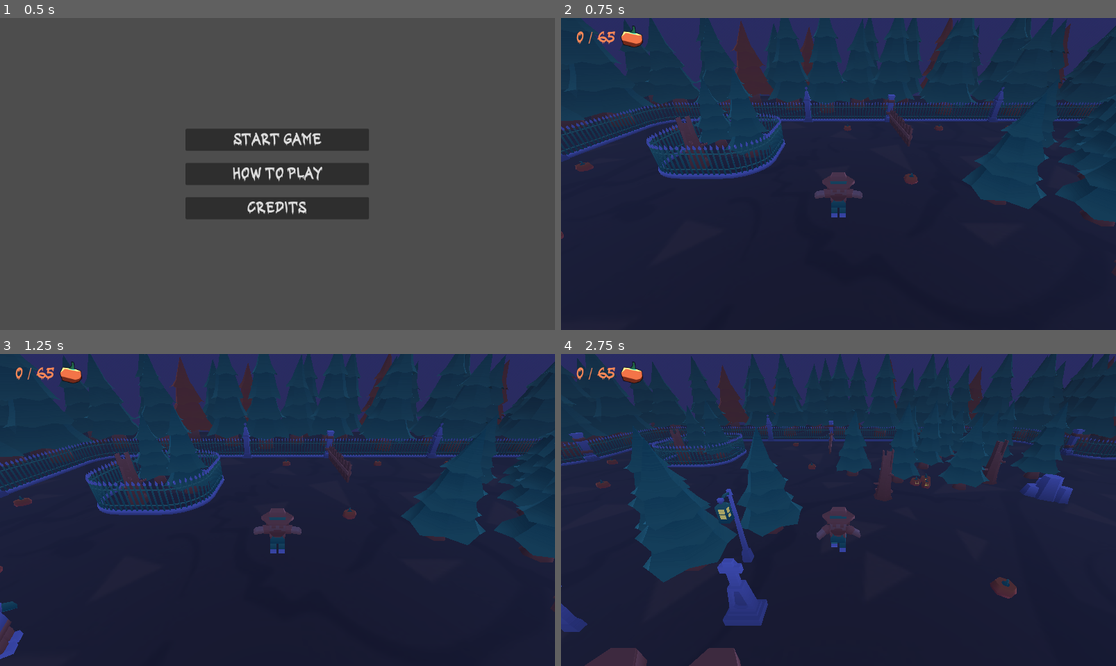
Above: before the commit, frames 1-4 (two rows, left to right).
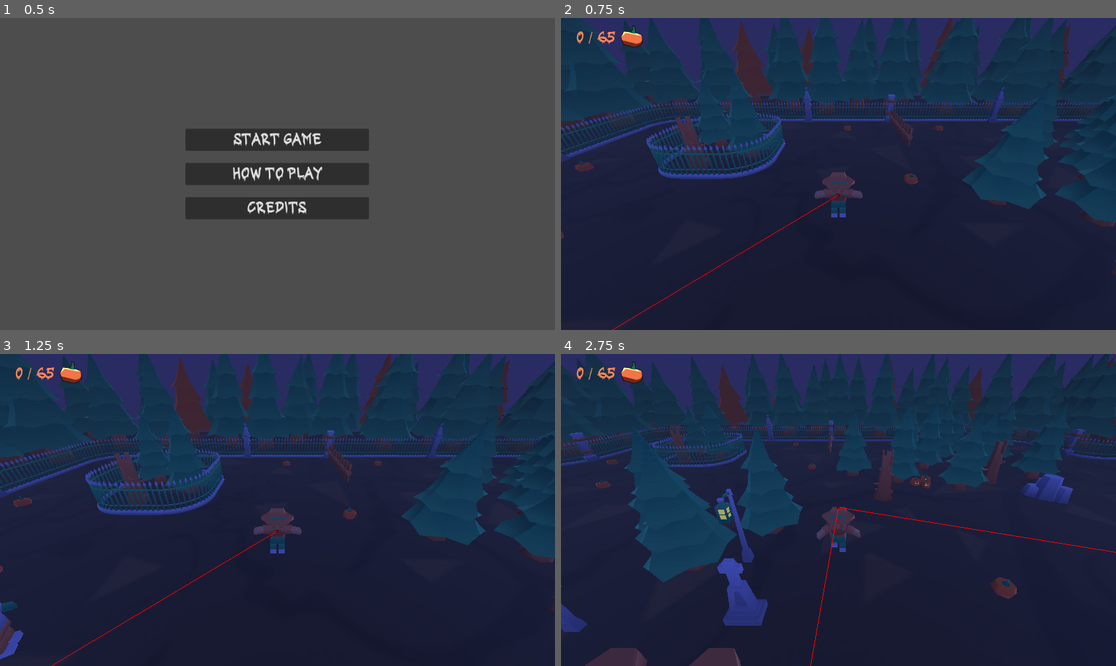
Above: after the commit, the same moments.

Repository: BuendiaGames/SpookyComecocos
Game: Godot game, scene res://core/menu/mainmenu.tscn
The game is run twice, just before and just after one commit, with the same random seed, the same clock (stepped at 60 frames per second) and the same inputs.
Inputs:
- Up to frame 1 (0.5 s): no input
- Up to frame 2 (0.75 s): click "Start game" at 0.5 s
- Up to frame 3 (1.25 s): no input
- Up to frame 4 (2.75 s): hold Right (ui_right) 1.28-2.03 s; hold Down (ui_down) from 2.03 s (still down)

Frame 1 is identical in both runs. In frame 2, 0.1% of the frame differs, in the area x 9-51%, y 56-100%; in frame 3, 0.1%; in frame 4, 0.2%, in the area x 44-100%, y 48-100%.

Commit message:
mejoraos los monstruous pa que el vampiro no se teletransporte siempre a la vez y coja al personaje

Diff:
--- a/core/characters/vampire/vampire.gd
+++ b/core/characters/vampire/vampire.gd
@@ -2,6 +2,8 @@
 
 #Velocidad de movimiento del vampiro
 const speed = 250.0
+
+const threshold_direct = 2
 
 #Maquina de estados. El vampiro puede estar cazando o teletransportarse.
 #Mientras se teletransporta se queda parado en el sitio durante un ratito.
@@ -25,17 +27,34 @@
 	teleporters = get_tree().get_nodes_in_group("teleporters")
 	$main_mesh/AnimationPlayer.play("walk")
 
+	randomize()
+	$teleport.start(randf() * 20.0)
+
 
 func _physics_process(delta: float) -> void:
-
 	#Mientras estamos cazando...
 	if state == CHASE:
-		#Mirar si hemos llegado al punto de destino
-		if not $nav.is_navigation_finished():
-			#Coge la direccion a la proxima pista del navmesh, hacia el jugador
-			var direction = $nav.get_next_path_position() - position
-			direction.y = 0.
+		if position.distance_squared_to(player.position) > threshold_direct:
+			#Mirar si hemos llegado al punto de destino
+			if not $nav.is_navigation_finished():
+				#Coge la direccion a la proxima pista del navmesh, hacia el jugador
+				var direction = $nav.get_next_path_position() - position
+				direction.y = 0.
 
+				velocity = delta * speed * direction.normalized()
+
+				#Rotacion hacia donde esta andando
+				var look_direction = Vector2(velocity.z, velocity.x)
+				$main_mesh.rotation.y = look_direction.angle()
+
+				#Mover y colisionar
+				move_and_slide()
+			#Una vez hemos llegado, actualizar de nuevo la posicion del player
+			else:
+				$nav.target_position = player.position
+
+		else:
+			var direction = player.position - position
 			velocity = delta * speed * direction.normalized()
 
 			#Rotacion hacia donde esta andando
@@ -44,9 +63,6 @@
 
 			#Mover y colisionar
 			move_and_slide()
-		#Una vez hemos llegado, actualizar de nuevo la posicion del player
-		else:
-			$nav.target_position = player.position
 	else:
 		#Estamos esperando durante la teletransportacion
 		elapsed_time += delta
--- a/core/characters/vampire/vampire.tscn
+++ b/core/characters/vampire/vampire.tscn
@@ -18,6 +18,7 @@
 shape = SubResource("CapsuleShape3D_u33hn")
 
 [node name="nav" type="NavigationAgent3D" parent="."]
+debug_enabled = true
 
 [node name="update_target" type="Timer" parent="."]
 autostart = true
@@ -25,7 +26,6 @@
 [node name="teleport" type="Timer" parent="."]
 wait_time = 20.0
 one_shot = true
-autostart = true
 
 [connection signal="timeout" from="update_target" to="." method="_on_update_target_timeout"]
 [connection signal="timeout" from="teleport" to="." method="_on_teleport_timeout"]
--- a/core/characters/zombi/zombi.gd
+++ b/core/characters/zombi/zombi.gd
@@ -2,6 +2,8 @@
 
 #Velocidad de movimiento del vampiro
 const speed = 50.0
+const threshold_direct = 2
+
 
 #Referencias al jugador
 var player = null
@@ -10,16 +12,31 @@
 func _ready() -> void:
 	add_to_group("monstruos")
 	player = get_tree().get_first_node_in_group("player")
+
 	$main_mesh/AnimationPlayer.play("walk")
 
 
 func _process(delta: float) -> void:
 	#Comprueba si tenemos que seguir andando o hemos acabado y hay que
 	#coger de nuevo la posicion del jugador
-	if not $NavigationAgent3D.is_navigation_finished():
-		#Coge la direccion a la proxima pista del navmesh, hacia el jugador
-		var direction = $NavigationAgent3D.get_next_path_position() - position
-		direction.y = 0.
+	if position.distance_squared_to(player.position) > threshold_direct:
+		#Mirar si hemos llegado al punto de destino
+		if not $NavigationAgent3D.is_navigation_finished():
+			#Coge la direccion a la proxima pista del navmesh, hacia el jugador
+			var direction = $NavigationAgent3D.get_next_path_position() - position
+			direction.y = 0.
+			velocity = delta * speed * direction.normalized()
+
+			#Rotacion hacia donde esta andando
+			var look_direction = Vector2(velocity.z, velocity.x)
+			$main_mesh.rotation.y = look_direction.angle()
+
+			#Mover y colisionar
+			move_and_slide()
+		else:
+			$NavigationAgent3D.target_position = player.position
+	else:
+		var direction = player.position - position
 		velocity = delta * speed * direction.normalized()
 
 		#Rotacion hacia donde esta andando
@@ -28,9 +45,6 @@
 
 		#Mover y colisionar
 		move_and_slide()
-	else:
-		$NavigationAgent3D.target_position = player.position
-
 
 func _on_update_target_timeout() -> void:
 	$NavigationAgent3D.target_position = player.position
